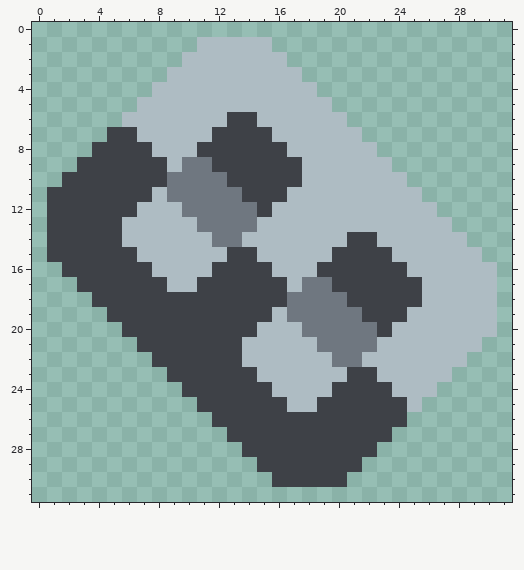
A pixel-art sprite gets an edit: assets/sprites/item/duralumin.png. Above is the file before it was changed.
The file is 32x32 pixels. Colours within 5 levels of each other are drawn and written as one.
After:
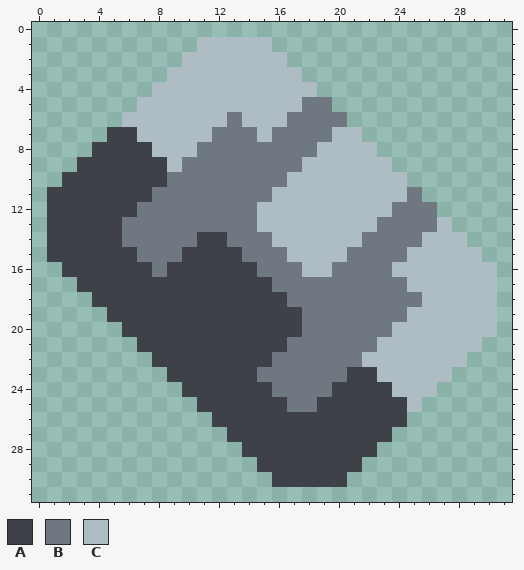
Palette (. is transparent): A #3e4147  B #6f7780  C #aebcc3
Diff:
@@ x 0..31 @@
  4 ........CCCCCCCCCCC.............
- 5 .......CCCCCCCCCCCCC............
- 6 ......CCCCCCCAACCCCCC...........
- 7 .....AACCCCCAAAACCCCCC..........
- 8 ....AAAACCCAAAAAACCCCCC.........
- 9 ...AAAAAACBBAAAAAACCCCCC........
-10 ..AAAAAAABBBBAAAAACCCCCCC.......
-11 .AAAAAAACBBBBBAAACCCCCCCCC......
-12 .AAAAAACCCBBBBBACCCCCCCCCCC.....
-13 .AAAAACCCCCBBBBCCCCCCCCCCCCC....
-14 .AAAAACCCCCCBBCCCCCCCAACCCCCC...
-15 .AAAAAACCCCCCAACCCCCAAAACCCCCC..
-16 ..AAAAAACCCCAAAACCCAAAAAACCCCCC.
-17 ...AAAAAACCAAAAAACBBAAAAAACCCCC.
-18 ....AAAAAAAAAAAAABBBBAAAAACCCCC.
-19 .....AAAAAAAAAAACBBBBBAAACCCCCC.
-20 ......AAAAAAAAACCCBBBBBACCCCCCC.
-21 .......AAAAAAACCCCCBBBBCCCCCCC..
-22 ........AAAAAACCCCCCBBCCCCCCC...
-23 .........AAAAAACCCCCCAACCCCC....
-24 ..........AAAAAACCCCAAAACCC.....
-25 ...........AAAAAACCAAAAAAC......
+ 5 .......CCCCCCCCCCCBB............
+ 6 ......CCCCCCCBCCCBBBB...........
+ 7 .....AACCCCCBBBCBBBBCC..........
+ 8 ....AAAACCCBBBBBBBBCCCC.........
+ 9 ...AAAAAACBBBBBBBBCCCCCC........
+10 ..AAAAAAABBBBBBBBCCCCCCCC.......
+11 .AAAAAAABBBBBBBBCCCCCCCCCB......
+12 .AAAAAABBBBBBBBCCCCCCCCCBBB.....
+13 .AAAAABBBBBBBBBCCCCCCCCBBBBC....
+14 .AAAAABBBBBAABBBCCCCCCBBBBCCC...
+15 .AAAAAABBBAAAABBBCCCCBBBBCCCCC..
+16 ..AAAAAABAAAAAABBBCCBBBBCCCCCCC.
+17 ...AAAAAAAAAAAAABBBBBBBBBCCCCCC.
+18 ....AAAAAAAAAAAAABBBBBBBBBCCCCC.
+19 .....AAAAAAAAAAAAABBBBBBBCCCCCC.
+20 ......AAAAAAAAAAAABBBBBBCCCCCCC.
+21 .......AAAAAAAAAABBBBBBCCCCCCC..
+22 ........AAAAAAAABBBBBBCCCCCCC...
+23 .........AAAAAABBBBBBAACCCCC....
+24 ..........AAAAAABBBBAAAACCC.....
+25 ...........AAAAAABBAAAAAAC......
 26 ............AAAAAAAAAAAAA.......
Where, in picture pixels (left, top, right, bottom), the same in both pictures:
changed: (122, 97, 437, 412)
